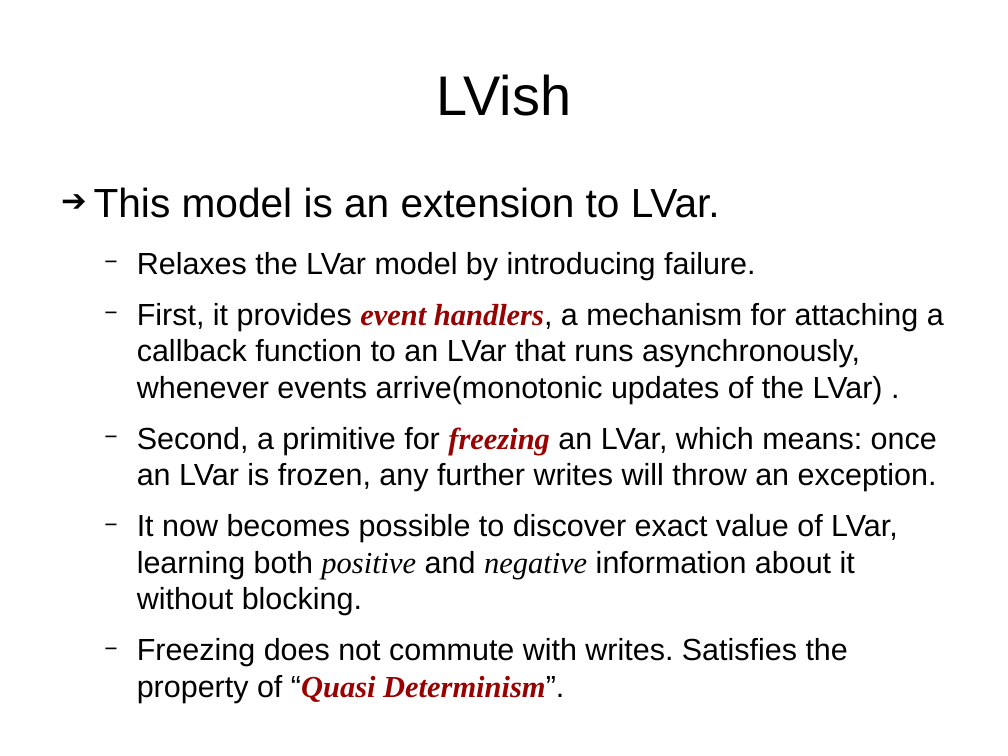
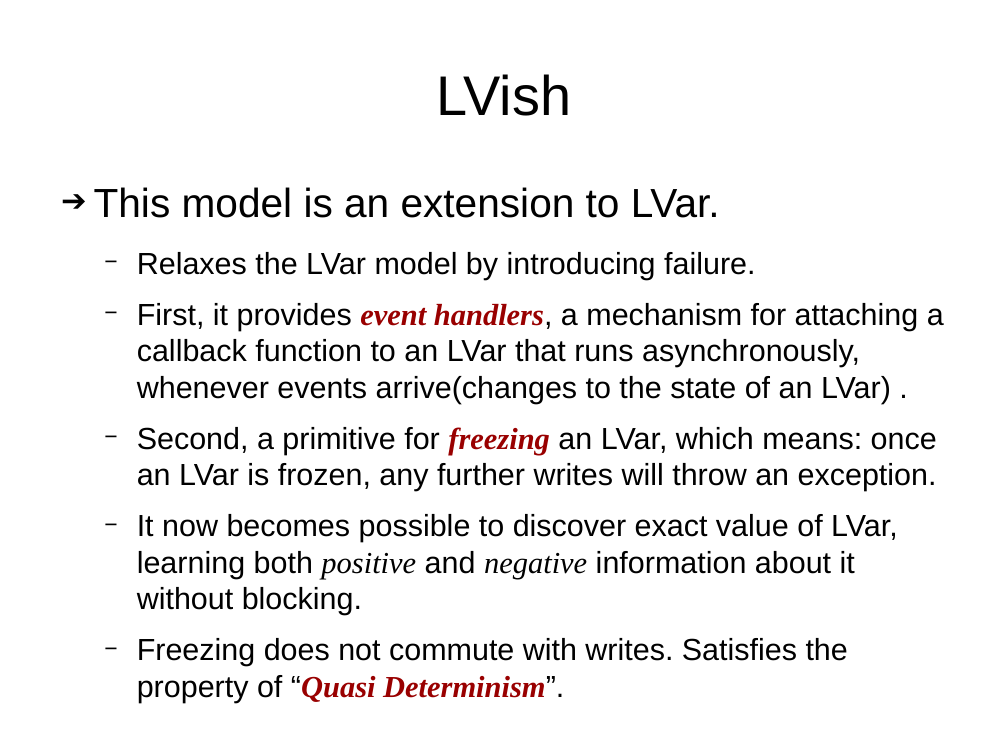
Before and after one commit to sentinel88/Personal, a slide deck: slide 12 of Talk.odp (slide 18 before the commit). Drawn at 1008x756 pixels with LibreOffice and Linux fonts; fonts in the diff are those of the drawing. Boxes give left, top, right and bottom in pixels: in the first picture for what was removed or moved away, otherwise in the second. Text is boxed around its words. In the diff, an @@ line names an element or a change of style, - is before the commit and + after.

```diff
--- a/Talk.odp
+++ b/Talk.odp
@@ text at (x1=137, y1=303, x2=944, y2=404): text changed @@
-  − First, it provides event handlers, a mechanism for attaching a callback function to an LVar that runs asynchronously, whenever events arrive(monotonic updates of the LVar) .
+  − First, it provides event handlers, a mechanism for attaching a callback function to an LVar that runs asynchronously, whenever events arrive(changes to the state of an LVar) .
```
Also in this commit, not shown: 12 other slides changed, 2 slides added, 8 slides removed, 7 other files.
